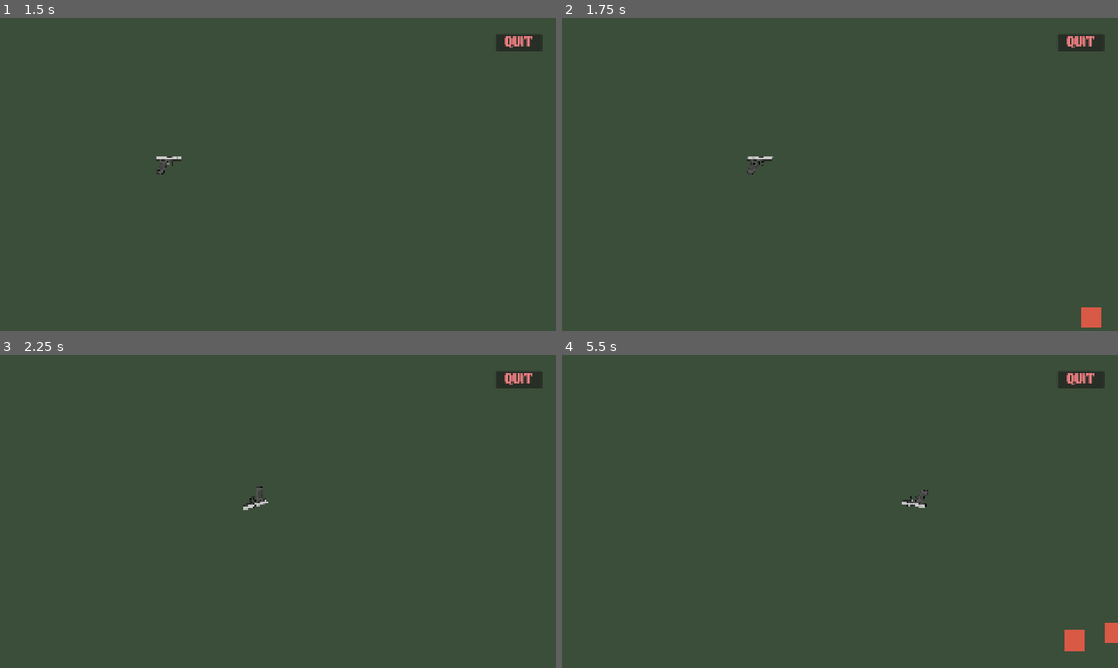
Above: before the commit, frames 1-4 (two rows, left to right).
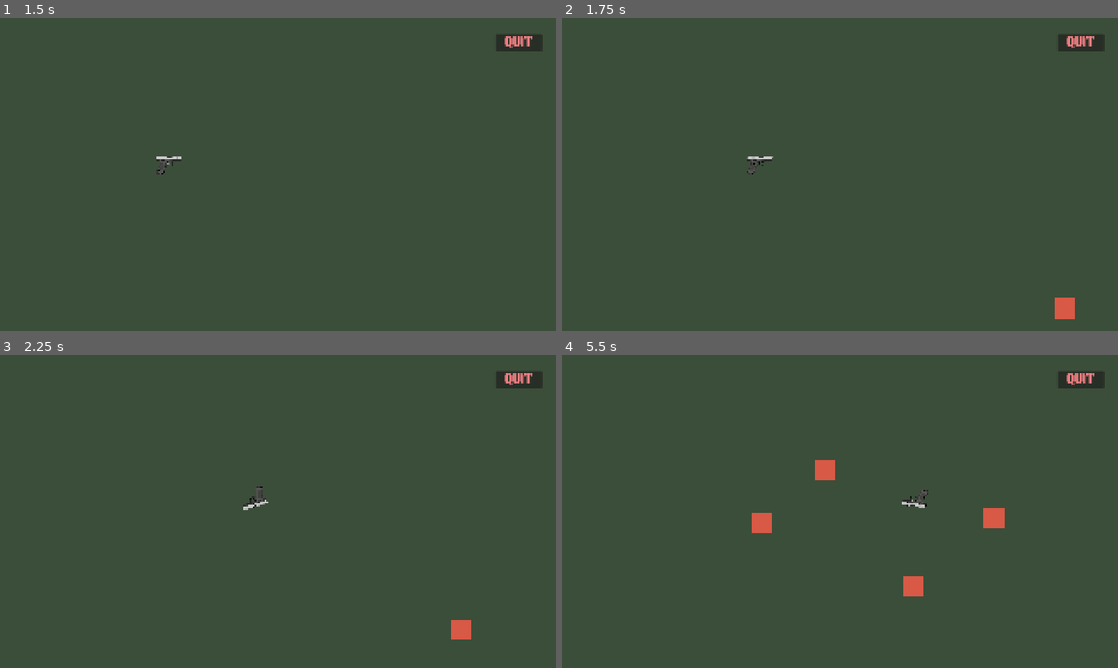
Above: after the commit, the same moments.

Repository: leo434472-oss/godot-game
Game: Godot game, scene res://main_menu.tscn
The game is run twice, just before and just after one commit, with the same random seed, the same clock (stepped at 60 frames per second) and the same inputs.
Inputs (mouse positions are in pixels of both pictures, inside the frame that each line leads up to):
- Up to frame 1 (1.5 s): click "Start" at 0.5 s; tap Enter (ui_accept) at 1.25, 1.35 s; move the mouse to (400, 158) at 1.27 s; hold Right (ui_right) from 1.28 s (still down)
- Up to frame 2 (1.75 s): keep holding Right (ui_right); tap Enter (ui_accept) at 1.52 s
- Up to frame 3 (2.25 s): keep holding Right (ui_right); tap Enter (ui_accept) at 1.82, 2.1 s; move the mouse to (166, 527) at 2.02 s
- Up to frame 4 (5.5 s): tap Enter (ui_accept) at 2.27, 2.57, 2.85, 3.6, 3.77, 4.07, 4.35, 4.52, 4.82, 5.1, 5.27 s; move the mouse to (895, 442) at 2.77 s; release Right (ui_right) at 2.78 s; hold Left (ui_left) 2.78-3.53 s; move the mouse to (812, 574) at 3.52 s; hold Right (ui_right) 3.53-5.03 s; move the mouse to (1006, 558) at 4.27 s; move the mouse to (673, 464) at 5.02 s; hold Left (ui_left) from 5.03 s (still down)

Frame 1 is identical in both runs. In frame 2, 0.5% of the frame differs, in the area x 88-97%, y 89-99%; in frame 3, 0.2%; in frame 4, 1.4%, in the area x 34-100%, y 33-95%.

Commit message:
jojo

Diff:
--- a/enemy_normal.gd
+++ b/enemy_normal.gd
@@ -1,25 +1,14 @@
 extends CharacterBody2D
 
+const enemy_normal_speed = 300.0
 
-const SPEED = 300.0
-const JUMP_VELOCITY = -400.0
-
+func _ready() -> void:
+	pass
 
 func _physics_process(delta: float) -> void:
-	# Add the gravity.
-	if not is_on_floor():
-		velocity += get_gravity() * delta
-
-	# Handle jump.
-	if Input.is_action_just_pressed("ui_accept") and is_on_floor():
-		velocity.y = JUMP_VELOCITY
-
-	# Get the input direction and handle the movement/deceleration.
-	# As good practice, you should replace UI actions with custom gameplay actions.
-	var direction := Input.get_axis("ui_left", "ui_right")
-	if direction:
-		velocity.x = direction * SPEED
-	else:
-		velocity.x = move_toward(velocity.x, 0, SPEED)
-
+	var player = get_tree().get_first_node_in_group("Player")
+	if player == null:
+		return
+	var direction = global_position.direction_to(player.global_position)
+	velocity = direction * enemy_normal_speed
 	move_and_slide()
--- a/level.tscn
+++ b/level.tscn
@@ -6,7 +6,7 @@
 
 [sub_resource type="WorldBoundaryShape2D" id="WorldBoundaryShape2D_032qo"]
 normal = Vector2(0.9999996, -0.0008985159)
-distance = -1081.9987
+distance = -1075.0013
 
 [node name="level" type="Node2D" unique_id=1452691641]
 script = ExtResource("1_u52ul")
--- a/player.tscn
+++ b/player.tscn
@@ -3,7 +3,7 @@
 [ext_resource type="Script" uid="uid://rkjkr4jx3nbw" path="res://gun.gd" id="1_4flbx"]
 [ext_resource type="Texture2D" uid="uid://dqln0co1u5q70" path="res://first gun.png" id="2_onrkg"]
 
-[node name="Player" type="Node2D" unique_id=486150449]
+[node name="Player" type="Node2D" unique_id=486150449 groups=["Player"]]
 
 [node name="Gun" type="CharacterBody2D" parent="." unique_id=481142593]
 script = ExtResource("1_4flbx")
--- a/project.godot
+++ b/project.godot
@@ -25,6 +25,7 @@
 [global_group]
 
 borders=""
+Player=""
 
 [input]
 
